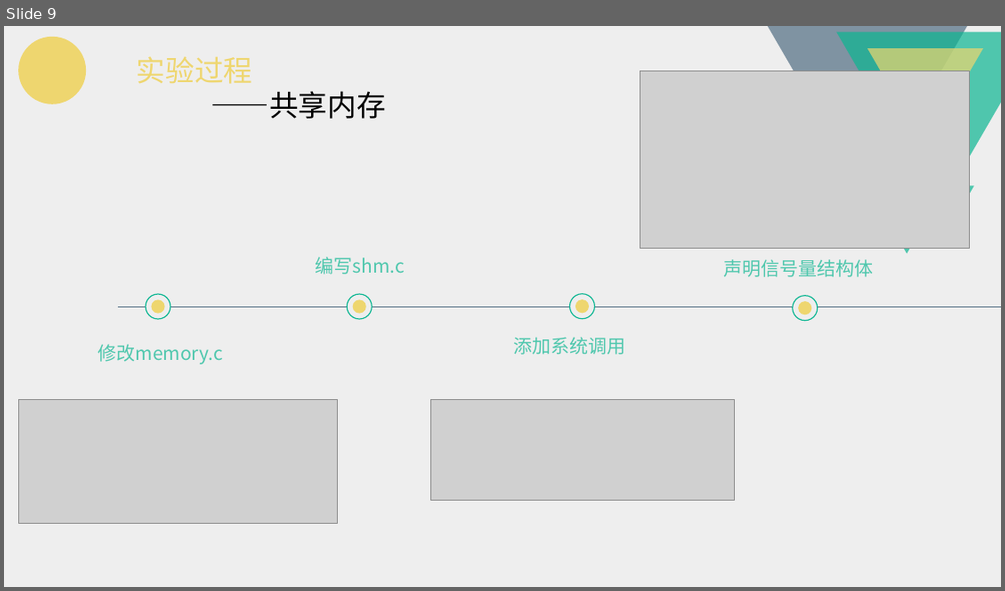
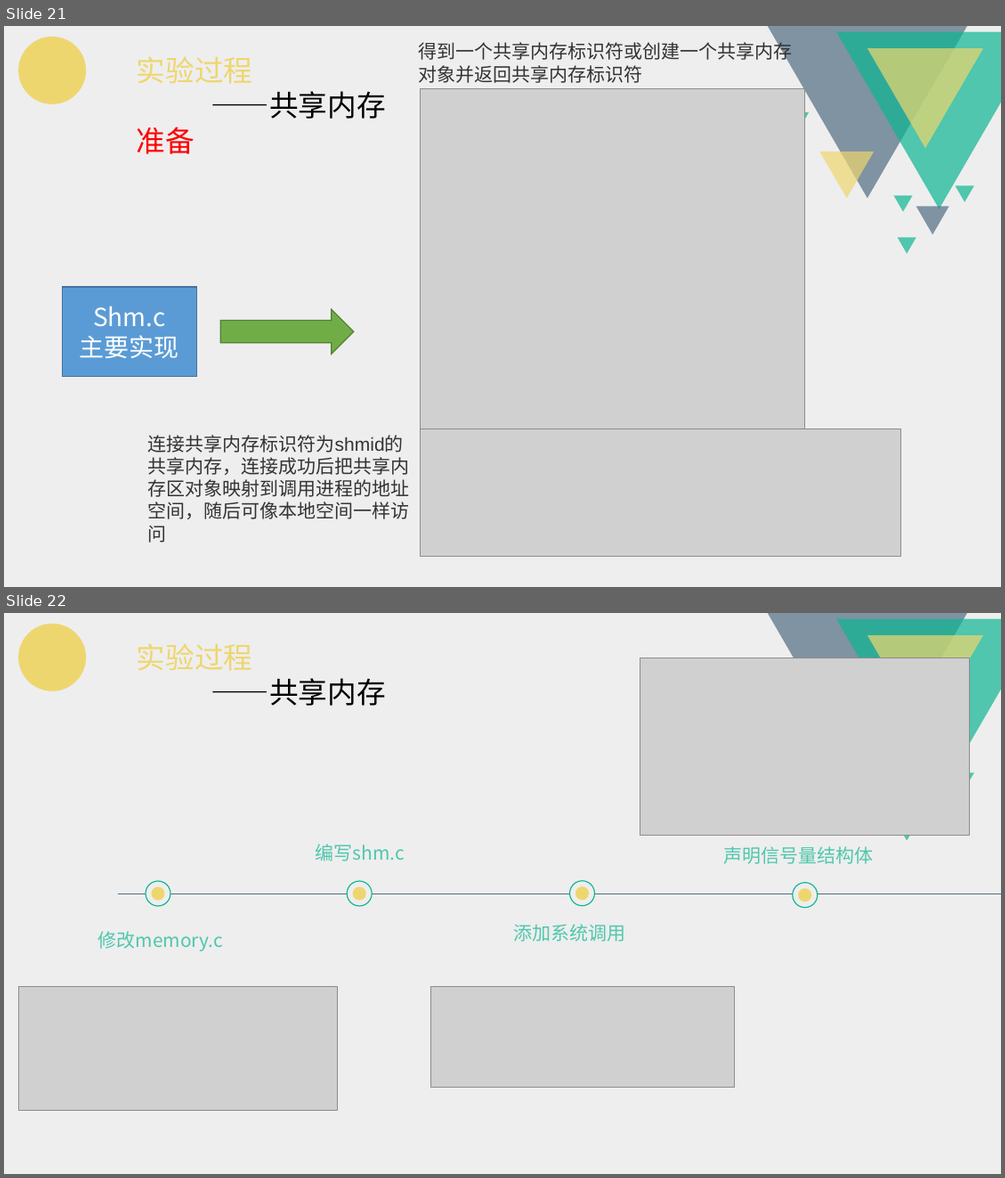
Before and after one commit to HITAmigos/MIC, a slide deck: oslab_report/oslab5.pptx. Shown one above the other, each under a label of ours: slide 9 before the commit, slides 21 and 22 after it. The pictures are 1005x591 and 1005x1178 pixels, drawn with LibreOffice and Linux fonts; fonts in the diff are those of the drawing; grey boxes stand for pictures. Boxes give left, top, right and bottom in pixels: in the first picture for what was removed or moved away, otherwise in the second. Text is boxed around its words. In the diff, an @@ line names an element or a change of style, - is before the commit and + after.

```diff
--- a/oslab_report/oslab5.pptx
+++ b/oslab_report/oslab5.pptx
@@ slide 21 added at [4,26,1001,587], background #EEEEEE; not listed: 5 template elements that a slide beside it also shows @@
@@ ellipse added at [18,37,86,103], fill #EED66F @@
@@ text added at [419,40,793,83], 18 pt, text #333333 @@
+得到一个共享内存标识符或创建一个共享内存对象并返回共享内存标识符
@@ text added at [137,56,386,154], 28 pt, text #000000 @@
+实验过程
+——共享内存
+准备
@@ picture added at [421,89,805,428] @@
@@ triangle added at [790,112,809,128], fill #0CB692 at 70% opacity @@
@@ triangle added at [820,151,874,198], fill #EED66F at 70% opacity @@
@@ triangle added at [894,196,913,212], fill #0CB692 at 70% opacity @@
@@ triangle added at [916,206,949,234], fill #516D82 at 70% opacity @@
@@ rectangle added at [63,287,197,377], fill #5B9BD5, outline #43739E 1 pt, 24 pt, text #FFFFFF @@
+Shm.c
+主要实现
@@ right arrow added at [221,309,354,354], fill #70AD47, outline #538035 1 pt @@
@@ text added at [148,435,410,542], 18 pt, text #333333 @@
+连接共享内存标识符为shmid的共享内存，连接成功后把共享内存区对象映射到调用进程的地址空间，随后可像本地空间一样访问
@@ picture added at [421,428,900,556] @@
@@ what was slide 9 is now slide 22 @@
```
Also in this commit, not shown: 3 slides changed, 15 other slides added, 3 slides removed, 5 other files.
